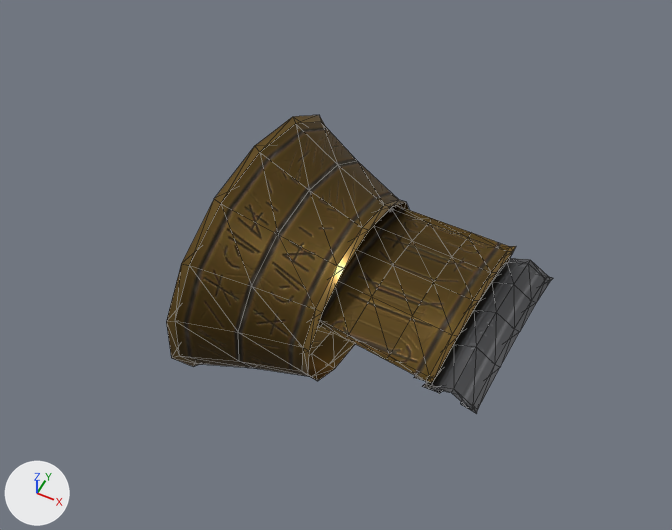
The glTF model assets/penitent/penitent_gauntlet_l.glb: old version first, new version second.
Camera for both pictures: a 50 mm lens placed at (0.184, -0.354, 0.454), pointed at (0.008, 0.0, 0.012). Lighting does not change. The marker at lower left points along +X, +Y and +Z. The older version comes first. Mesh edges are drawn as thin lines. Vertices at exactly the same position are counted once.

Names of what the first picture shows: 'penitent_gauntlet_l'.
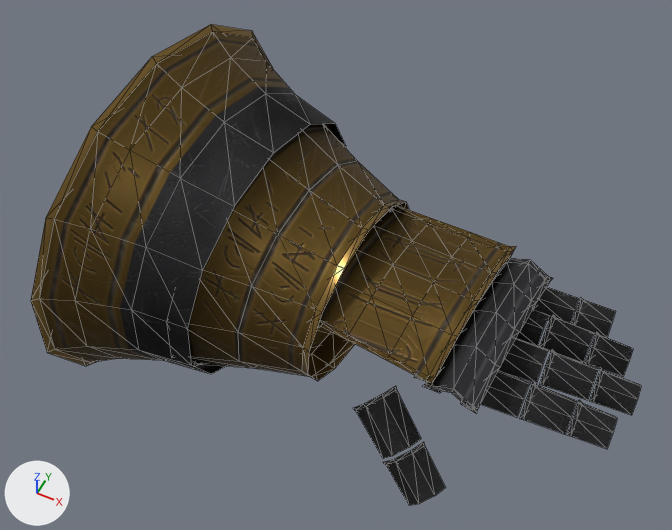
What differs and where, as boxes (x1, y1, x2, y2) in the pictures (672 x 530 px):
'penitent_gauntlet_l', reshaped (35% wider, 30% taller): before (166, 115, 553, 414); after (31, 24, 553, 414)
'penitent_gauntlet_l_f_thumb_02_l', added: after (353, 386, 421, 459)
'penitent_gauntlet_l_f_thumb_03_l', added: after (383, 442, 446, 506)
'penitent_gauntlet_l_f_middle_02_l', added: after (539, 349, 598, 400)
'penitent_gauntlet_l_f_index_02_l', added: after (520, 382, 577, 434)
'penitent_gauntlet_l_f_ring_02_l', added: after (540, 315, 594, 362)
'penitent_gauntlet_l_f_index_03_l', added: after (567, 400, 617, 449)
'penitent_gauntlet_l_f_middle_03_l', added: after (590, 367, 641, 415)
'penitent_gauntlet_l_f_index_01_l', added: after (481, 370, 531, 417)
'penitent_gauntlet_l_f_middle_01_l', added: after (499, 338, 548, 383)
'penitent_gauntlet_l_f_ring_03_l', added: after (585, 332, 633, 376)
'penitent_gauntlet_l_f_pinky_03_l', added: after (572, 297, 616, 338)
'penitent_gauntlet_l_f_pinky_02_l', added: after (533, 287, 579, 323)
'penitent_gauntlet_l_f_ring_01_l', added: after (516, 309, 550, 346)
part 1 of me_penitent_gauntlet_l, added: after (31, 24, 346, 374)
part 2 of me_penitent_gauntlet_l, recoloured: before (166, 115, 553, 413); after (187, 124, 553, 413)

What changed in the scene script:
```text
Change me_penitent_gauntlet_l:
    remove me_penitent_gauntlet_l.from_pydata(...)  # 233 vertices, 376 faces; spans x -0.061..0.134, y -0.093..0.099, z -0.081..0.088
    add me_penitent_gauntlet_l.from_pydata(...)  # 317 vertices, 516 faces; spans x -0.135..0.134, y -0.123..0.138, z -0.111..0.127
    me_penitent_gauntlet_l part 1: a new loose piece of 84 vertices spanning x -0.135..-0.032, y -0.123..0.138, z -0.111..0.127, in mat_penitent_brass
    me_penitent_gauntlet_l part 2: 197 kept faces spanning x -0.061..0.134, y -0.093..0.099, z -0.081..0.088 get new vertex colours
Add ob_penitent_gauntlet_l_f_thumb_03_l:
    ob_penitent_gauntlet_l_f_thumb_03_l = bpy.data.objects.new('penitent_gauntlet_l_f_thumb_03_l', me_penitent_gauntlet_l_f_thumb_03_l)  # 16 vertices, 18 faces; spans x 0.0768..0.118, y -0.0852..-0.0546, z -0.0835..-0.0512
    ob_penitent_gauntlet_l_f_thumb_03_l.location = (0.0, 0.0, 0.0)
Add ob_penitent_gauntlet_l_f_thumb_02_l:
    ob_penitent_gauntlet_l_f_thumb_02_l = bpy.data.objects.new('penitent_gauntlet_l_f_thumb_02_l', me_penitent_gauntlet_l_f_thumb_02_l)  # 16 vertices, 18 faces; spans x 0.0479..0.0941, y -0.072..-0.0381, z -0.0655..-0.0294
    ob_penitent_gauntlet_l_f_thumb_02_l.location = (0.0, 0.0, 0.0)
Add ob_penitent_gauntlet_l_f_pinky_03_l:
    ob_penitent_gauntlet_l_f_pinky_03_l = bpy.data.objects.new('penitent_gauntlet_l_f_pinky_03_l', me_penitent_gauntlet_l_f_pinky_03_l)  # 16 vertices, 18 faces; spans x 0.1531..0.177, y 0.032..0.0584, z -0.007..0.0039
    ob_penitent_gauntlet_l_f_pinky_03_l.location = (0.0, 0.0, 0.0)
Add ob_penitent_gauntlet_l_f_pinky_02_l:
    ob_penitent_gauntlet_l_f_pinky_02_l = bpy.data.objects.new('penitent_gauntlet_l_f_pinky_02_l', me_penitent_gauntlet_l_f_pinky_02_l)  # 16 vertices, 18 faces; spans x 0.126..0.1536, y 0.0297..0.0581, z -0.0067..0.0048
    ob_penitent_gauntlet_l_f_pinky_02_l.location = (0.0, 0.0, 0.0)
Add ob_penitent_gauntlet_l_f_ring_03_l:
    ob_penitent_gauntlet_l_f_ring_03_l = bpy.data.objects.new('penitent_gauntlet_l_f_ring_03_l', me_penitent_gauntlet_l_f_ring_03_l)  # 16 vertices, 18 faces; spans x 0.1702..0.1936, y 0.0076..0.034, z -0.0053..0.0056
    ob_penitent_gauntlet_l_f_ring_03_l.location = (0.0, 0.0, 0.0)
Add ob_penitent_gauntlet_l_f_ring_02_l:
    ob_penitent_gauntlet_l_f_ring_02_l = bpy.data.objects.new('penitent_gauntlet_l_f_ring_02_l', me_penitent_gauntlet_l_f_ring_02_l)  # 16 vertices, 18 faces; spans x 0.1422..0.1694, y 0.0065..0.0349, z -0.005..0.0065
    ob_penitent_gauntlet_l_f_ring_02_l.location = (0.0, 0.0, 0.0)
Add ob_penitent_gauntlet_l_f_ring_01_l:
    ob_penitent_gauntlet_l_f_ring_01_l = bpy.data.objects.new('penitent_gauntlet_l_f_ring_01_l', me_penitent_gauntlet_l_f_ring_01_l)  # 16 vertices, 18 faces; spans x 0.1067..0.1409, y 0.0053..0.0355, z -0.0047..0.0074
    ob_penitent_gauntlet_l_f_ring_01_l.location = (0.0, 0.0, 0.0)
Add ob_penitent_gauntlet_l_f_middle_03_l:
    ob_penitent_gauntlet_l_f_middle_03_l = bpy.data.objects.new('penitent_gauntlet_l_f_middle_03_l', me_penitent_gauntlet_l_f_middle_03_l)  # 16 vertices, 18 faces; spans x 0.1796..0.2052, y -0.0178..0.0086, z -0.005..0.0059
    ob_penitent_gauntlet_l_f_middle_03_l.location = (0.0, 0.0, 0.0)
Add ob_penitent_gauntlet_l_f_middle_02_l:
    ob_penitent_gauntlet_l_f_middle_02_l = bpy.data.objects.new('penitent_gauntlet_l_f_middle_02_l', me_penitent_gauntlet_l_f_middle_02_l)  # 16 vertices, 18 faces; spans x 0.1498..0.1794, y -0.0197..0.0086, z -0.0047..0.0068
    ob_penitent_gauntlet_l_f_middle_02_l.location = (0.0, 0.0, 0.0)
Add ob_penitent_gauntlet_l_f_middle_01_l:
    ob_penitent_gauntlet_l_f_middle_01_l = bpy.data.objects.new('penitent_gauntlet_l_f_middle_01_l', me_penitent_gauntlet_l_f_middle_01_l)  # 16 vertices, 18 faces; spans x 0.1128..0.1491, y -0.0221..0.0081, z -0.0044..0.0077
    ob_penitent_gauntlet_l_f_middle_01_l.location = (0.0, 0.0, 0.0)
Add ob_penitent_gauntlet_l_f_index_03_l:
    ob_penitent_gauntlet_l_f_index_03_l = bpy.data.objects.new('penitent_gauntlet_l_f_index_03_l', me_penitent_gauntlet_l_f_index_03_l)  # 16 vertices, 18 faces; spans x 0.1748..0.1986, y -0.044..-0.0176, z -0.0074..0.0035
    ob_penitent_gauntlet_l_f_index_03_l.location = (0.0, 0.0, 0.0)
Add ob_penitent_gauntlet_l_f_index_02_l:
    ob_penitent_gauntlet_l_f_index_02_l = bpy.data.objects.new('penitent_gauntlet_l_f_index_02_l', me_penitent_gauntlet_l_f_index_02_l)  # 16 vertices, 18 faces; spans x 0.1472..0.1747, y -0.0458..-0.0174, z -0.0071..0.0044
    ob_penitent_gauntlet_l_f_index_02_l.location = (0.0, 0.0, 0.0)
Add ob_penitent_gauntlet_l_f_index_01_l:
    ob_penitent_gauntlet_l_f_index_01_l = bpy.data.objects.new('penitent_gauntlet_l_f_index_01_l', me_penitent_gauntlet_l_f_index_01_l)  # 16 vertices, 18 faces; spans x 0.115..0.1467, y -0.0476..-0.0174, z -0.0068..0.0053
    ob_penitent_gauntlet_l_f_index_01_l.location = (0.0, 0.0, 0.0)
```
